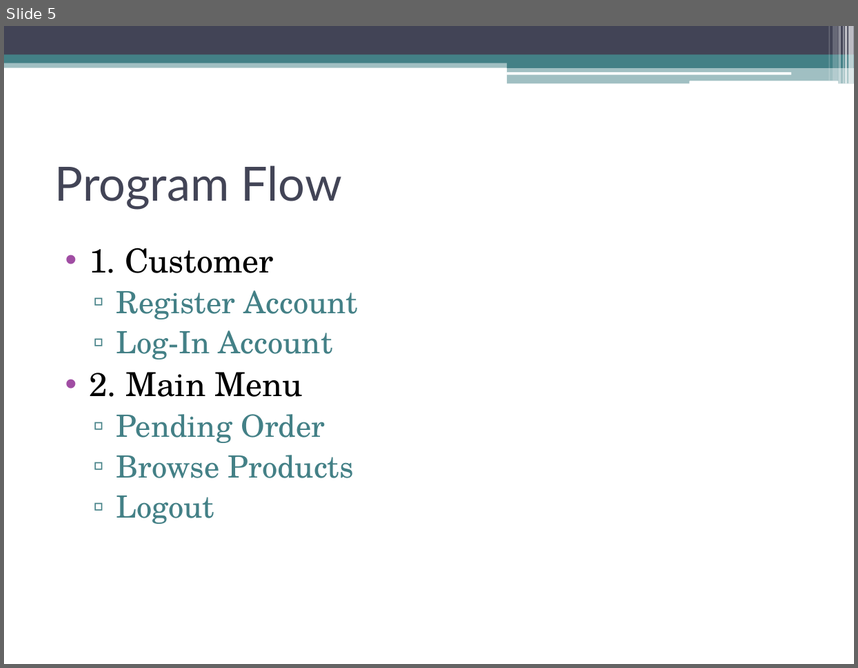
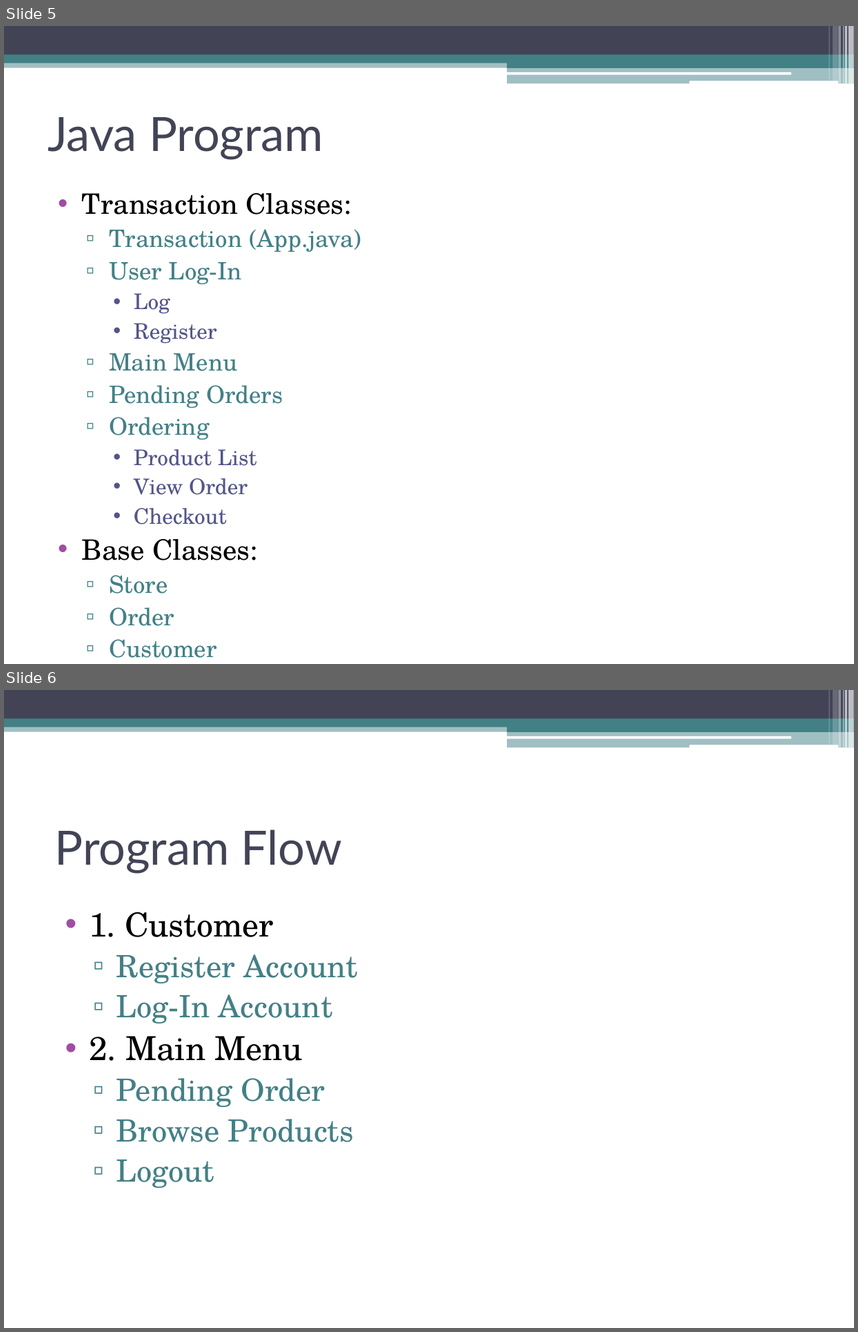
Before and after one commit to MNLBC/Group2Projects, a slide deck: W1D4Project/Group 2.pptx. Shown one above the other, each under a label of ours: slide 5 before the commit, slides 5 and 6 after it. The pictures are 858x668 and 858x1332 pixels, drawn with LibreOffice and Linux fonts; fonts in the diff are those of the drawing. Boxes give left, top, right and bottom in pixels: in the first picture for what was removed or moved away, otherwise in the second. Text is boxed around its words. In the diff, an @@ line names an element or a change of style, - is before the commit and + after.

```diff
--- a/W1D4Project/Group 2.pptx
+++ b/W1D4Project/Group 2.pptx
@@ slide 5 added at [4,26,854,664], background #FFFFFF; not listed: 13 template elements that a slide beside it also shows @@
@@ title added at [47,117,323,160], 40 pt, text #424456 @@
+Java Program
@@ text added at [82,193,361,626], 20.3 pt, text #438086 @@
+• Transaction Classes:
+  ▫ Transaction (App.java)
+  ▫ User Log-In
+    • Log
+    • Register
+  ▫ Main Menu
+  ▫ Pending Orders
+  ▫ Ordering
+    • Product List
+    • View Order
+    • Checkout
+• Base Classes:
+  ▫ Store
+  ▫ Order
+  ▫ Customer
+  ▫ Product
@@ what was slide 5 is now slide 6 @@
```
Also in this commit, not shown: 3 slides changed, 3 other files.
